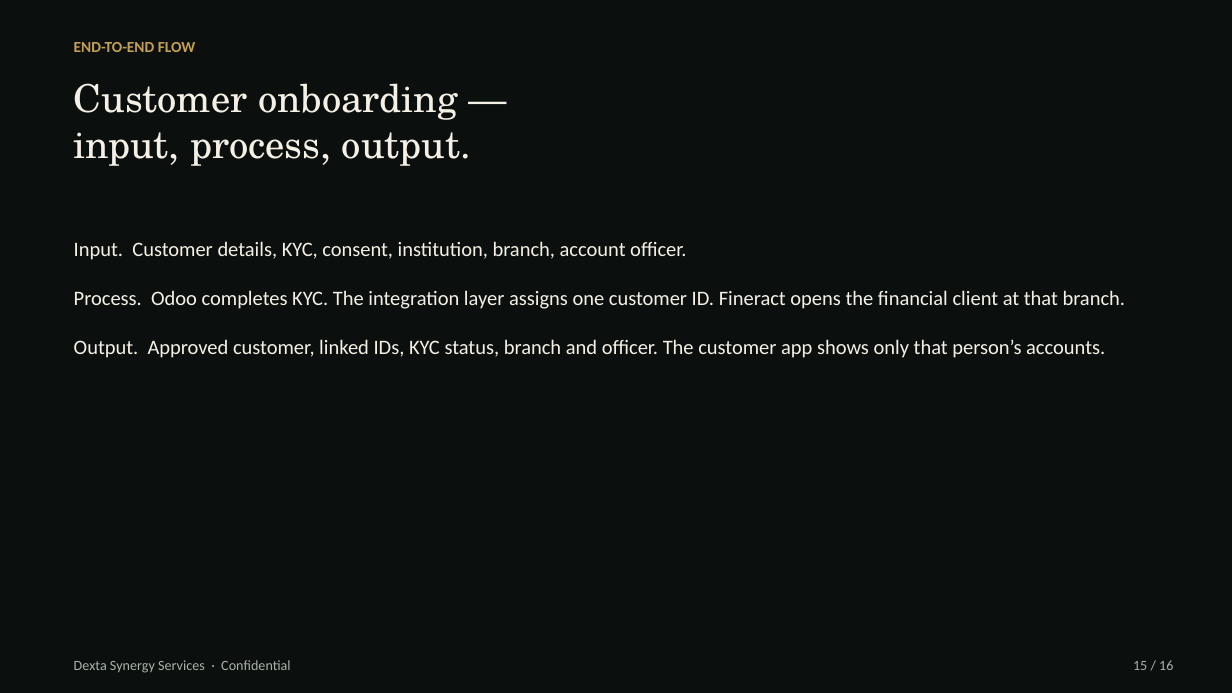
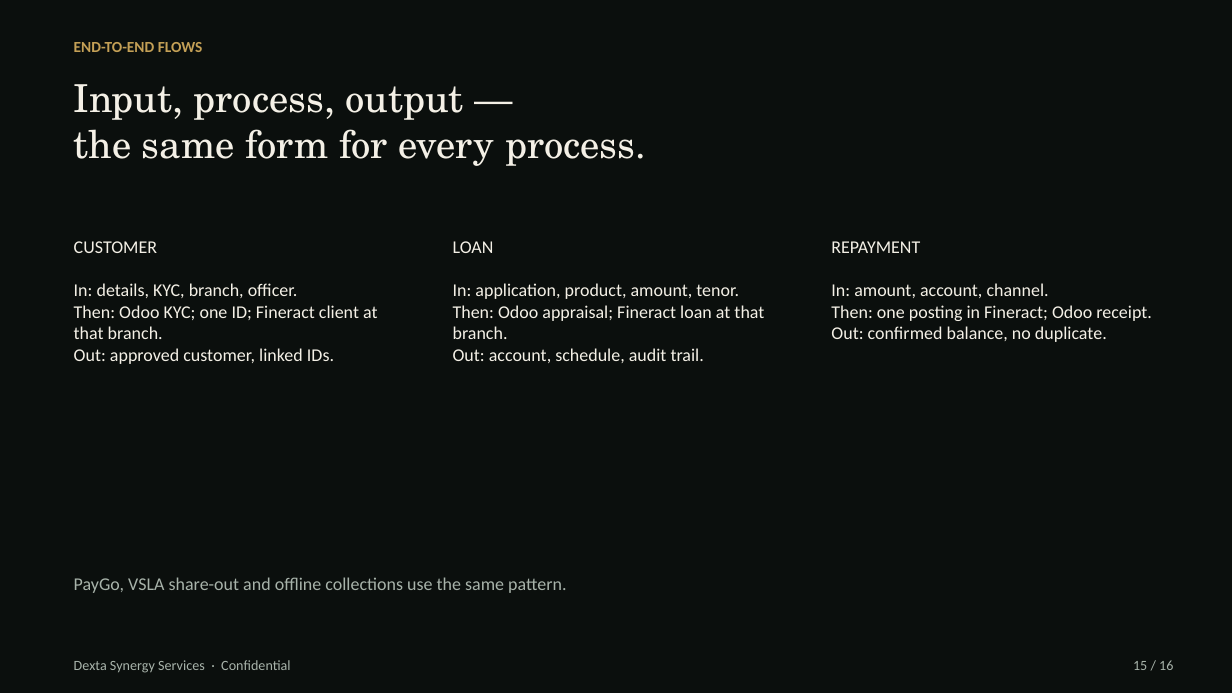
Before and after one commit to hanson1997/test, a slide deck: slide 15 of edfip-screening/architecture/EDFIP_Architecture_Dexta.pptx. Drawn at 1232x693 pixels with LibreOffice and Linux fonts; fonts in the diff are those of the drawing. Boxes give left, top, right and bottom in pixels: in the first picture for what was removed or moved away, otherwise in the second. Text is boxed around its words. In the diff, an @@ line names an element or a change of style, - is before the commit and + after.

```diff
--- a/edfip-screening/architecture/EDFIP_Architecture_Dexta.pptx
+++ b/edfip-screening/architecture/EDFIP_Architecture_Dexta.pptx
@@ text at (74, 42, 203, 52): text changed @@
-END-TO-END FLOW
+END-TO-END FLOWS
@@ text at (74, 84, 646, 166): text changed @@
-Customer onboarding —
-input, process, output.
+Input, process, output —
+the same form for every process.
@@ text at (74, 241, 377, 364): text changed; size 16 to 14 pt @@
-Input. Customer details, KYC, consent, institution, branch, account officer.
-Process. Odoo completes KYC. The integration layer assigns one customer ID. Fineract opens the financial client at that branch.
-Output. Approved customer, linked IDs, KYC status, branch and officer. The customer app shows only that person’s accounts.
+CUSTOMER
+In: details, KYC, branch, officer.
+Then: Odoo KYC; one ID; Fineract client at that branch.
+Out: approved customer, linked IDs.
@@ text added at (453, 241, 764, 363), 14 pt, text #F4F0E6 @@
+LOAN
+In: application, product, amount, tenor.
+Then: Odoo appraisal; Fineract loan at that branch.
+Out: account, schedule, audit trail.
@@ text added at (831, 241, 1152, 342), 14 pt, text #F4F0E6 @@
+REPAYMENT
+In: amount, account, channel.
+Then: one posting in Fineract; Odoo receipt.
+Out: confirmed balance, no duplicate.
@@ text added at (74, 577, 566, 593), 14 pt, text #A8B3AA @@
+PayGo, VSLA share-out and offline collections use the same pattern.
```
Also in this commit, not shown: 3 other files.
